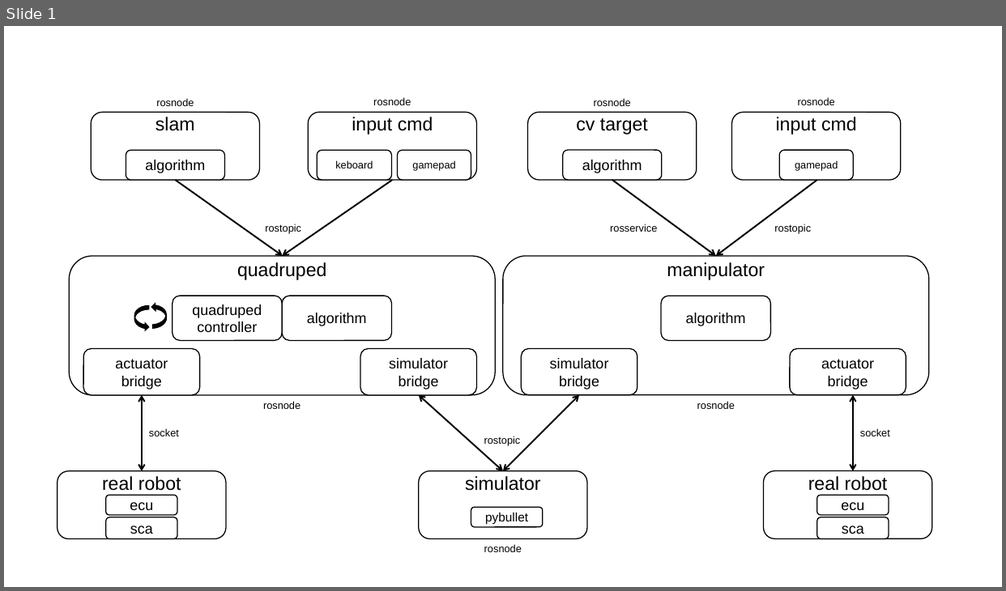
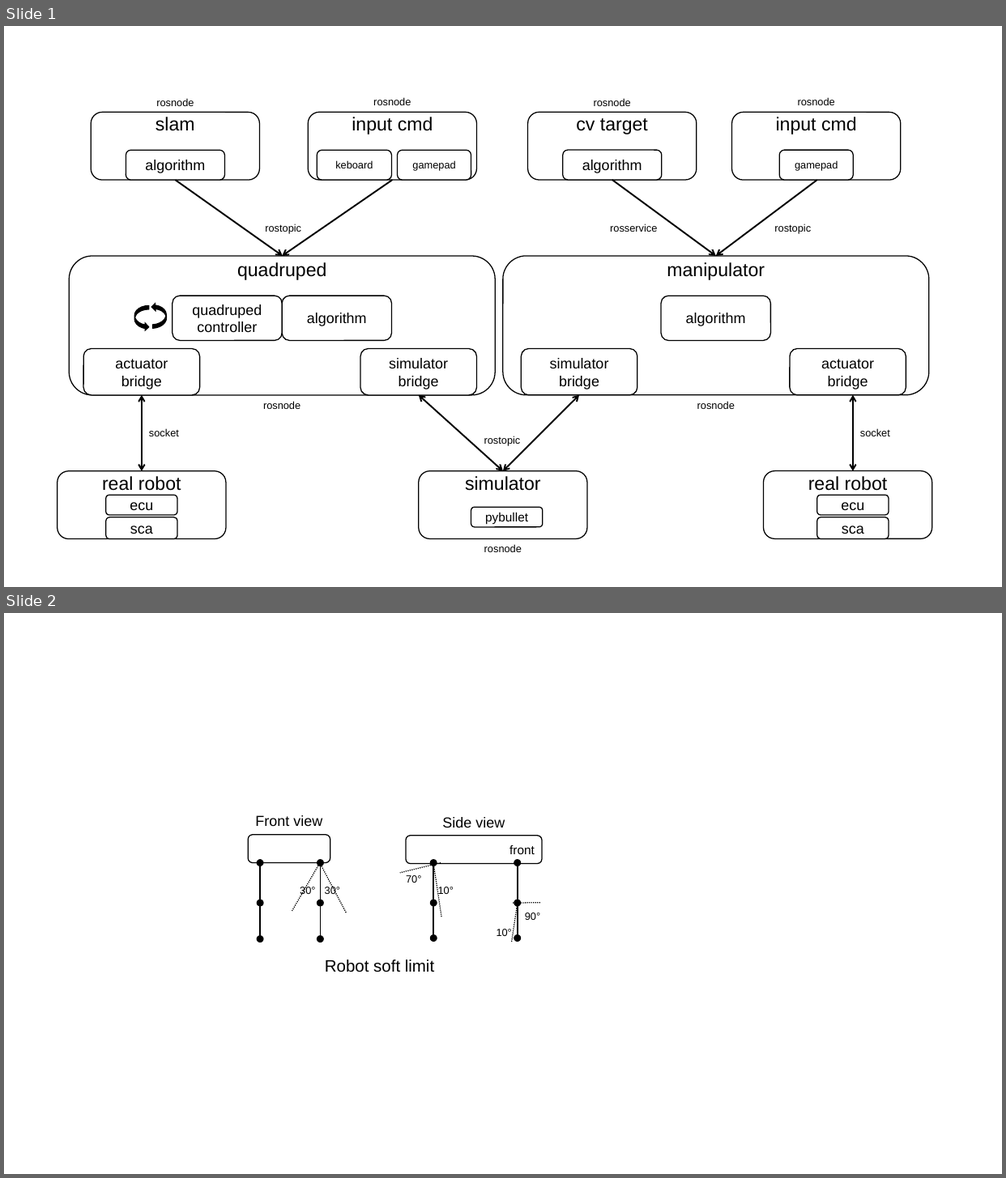
Before and after one commit to Derek-TH-Wang/quadruped_ctrl, a slide deck: system frame.pptx. Shown one above the other, each under a label of ours: slide 1 before the commit, slides 1 and 2 after it. The pictures are 1006x591 and 1006x1178 pixels, drawn with LibreOffice and Linux fonts; fonts in the diff are those of the drawing. Boxes give left, top, right and bottom in pixels: in the first picture for what was removed or moved away, otherwise in the second. Text is boxed around its words. In the diff, an @@ line names an element or a change of style, - is before the commit and + after.

```diff
--- a/system frame.pptx
+++ b/system frame.pptx
@@ slide 2 added at [4,613,1002,1174], background #FFFFFF @@
@@ group added at [248,815,346,943]: 6 ellipses, 4 lines, 3 texts, 1 rounded rectangle @@
+30°
+30°
+Front view
@@ group added at [400,817,543,943]: 6 lines, 6 ellipses, 5 texts, 1 rounded rectangle @@
+10°
+70°
+90°
+10°
+Side view
@@ text added at [509,845,535,854], 12 pt, text #000000 @@
+front
@@ text added at [325,960,434,973], 16 pt, text #000000 @@
+Robot soft limit
```
Also in this commit, not shown: 2 other files.
